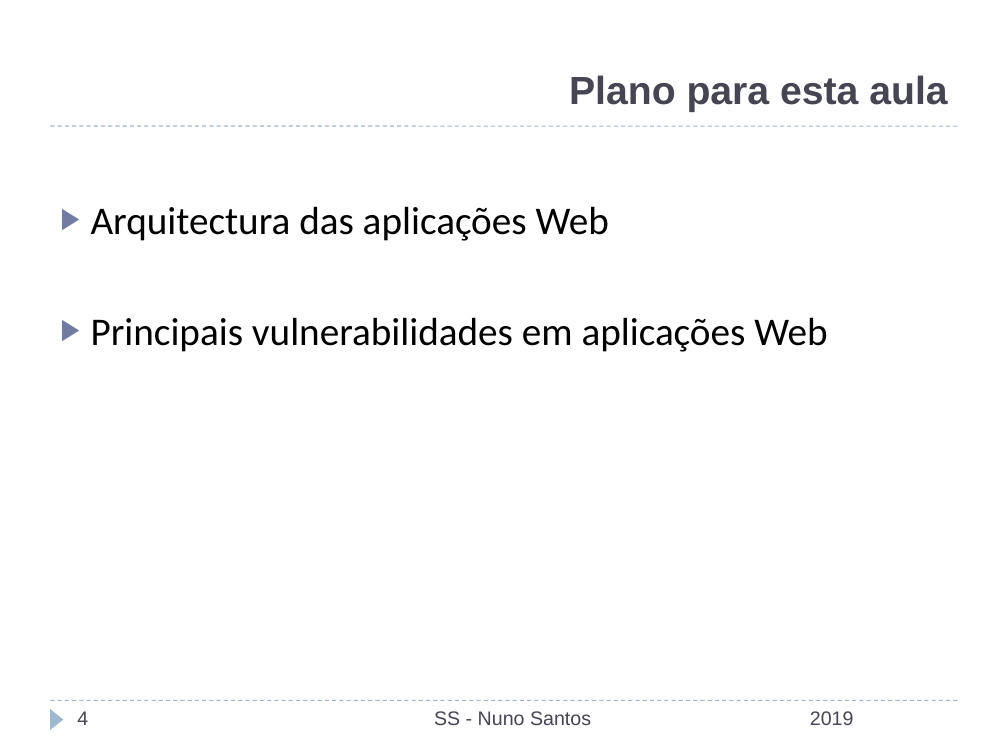
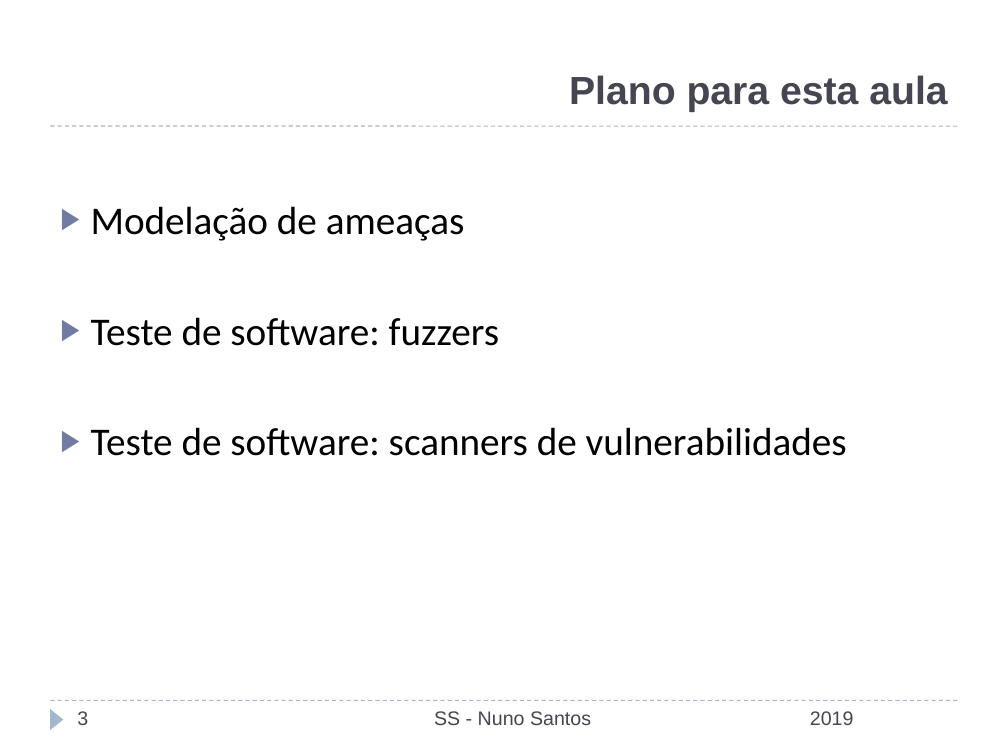
Before and after one commit to nuno-santos/acite2019, a slide deck: slide 3 of teoricas/acite2019-06-auditoria_teste.pptx (slide 4 before the commit). Drawn at 1008x756 pixels with LibreOffice and Linux fonts; fonts in the diff are those of the drawing; background and template pictures are left out. Boxes give left, top, right and bottom in pixels: in the first picture for what was removed or moved away, otherwise in the second. Text is boxed around its words. In the diff, an @@ line names an element or a change of style, - is before the commit and + after.

Commit message:
aula 6

```diff
--- a/teoricas/acite2019-06-auditoria_teste.pptx
+++ b/teoricas/acite2019-06-auditoria_teste.pptx
@@ text at bbox=[91, 206, 847, 456]: text changed @@
-▶ Arquitectura das aplicações Web
-▶ Principais vulnerabilidades em aplicações Web
+▶ Modelação de ameaças
+▶ Teste de software: fuzzers
+▶ Teste de software: scanners de vulnerabilidades
@@ page number at bbox=[77, 711, 88, 725]: text changed @@
-4
+3
```
Also in this commit, not shown: 16 other slides changed, 2 slides added, 2 slides removed, 2 other files.
